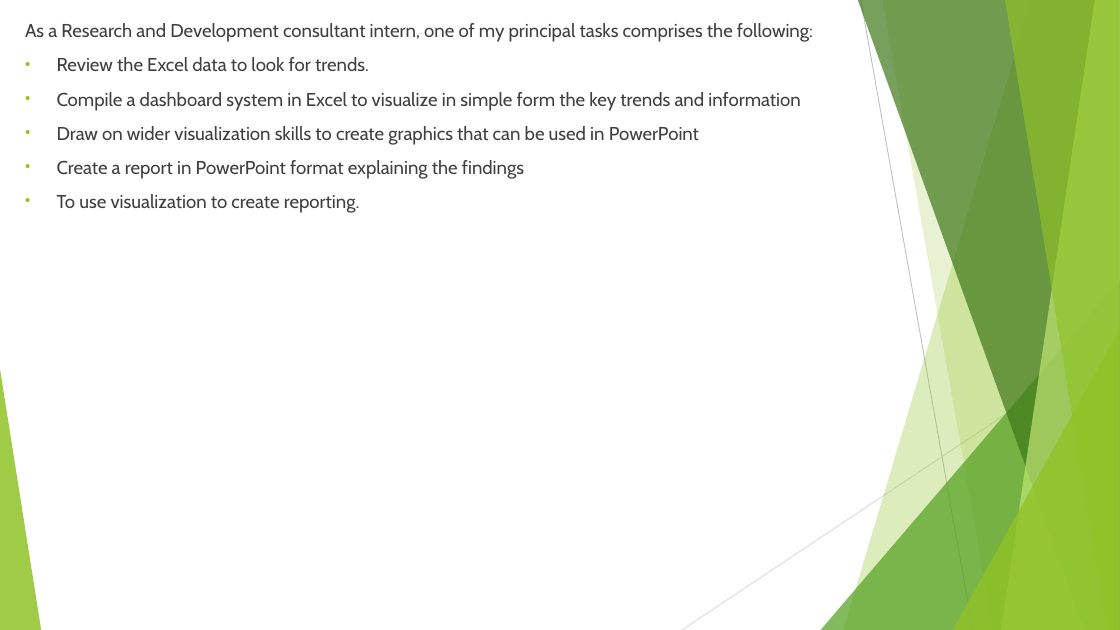
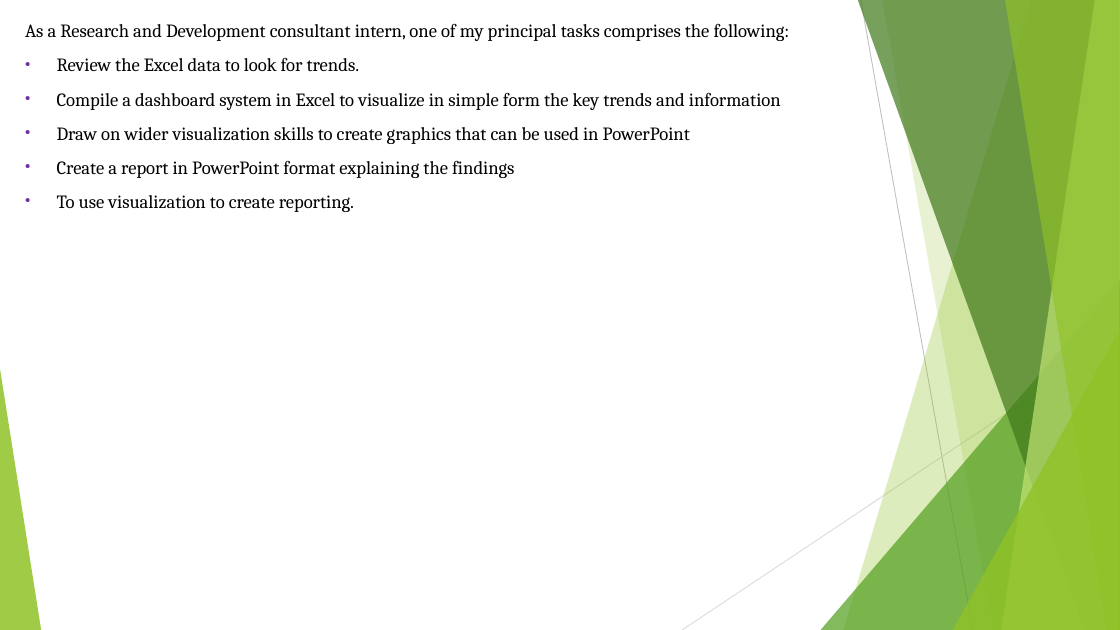
Before and after one commit to Nkululeko353/MyDatasets, a slide deck: slide 4 of The Chartered Institute of Logistics and Transport.pptx. Drawn at 1120x630 pixels with LibreOffice and Linux fonts; fonts in the diff are those of the drawing. Boxes give left, top, right and bottom in pixels: in the first picture for what was removed or moved away, otherwise in the second. Text is boxed around its words. In the diff, an @@ line names an element or a change of style, - is before the commit and + after.

```diff
--- a/The Chartered Institute of Logistics and Transport.pptx
+++ b/The Chartered Institute of Logistics and Transport.pptx
@@ text "As a Research and Development ..." at (25,23,790,212): font Cabin to Cambria, text colour #404040 to #000000; bullet colour #90C226 to #7030A0 @@
```
Also in this commit, not shown: 7 other slides changed, 2 slides added, 1 other file.
